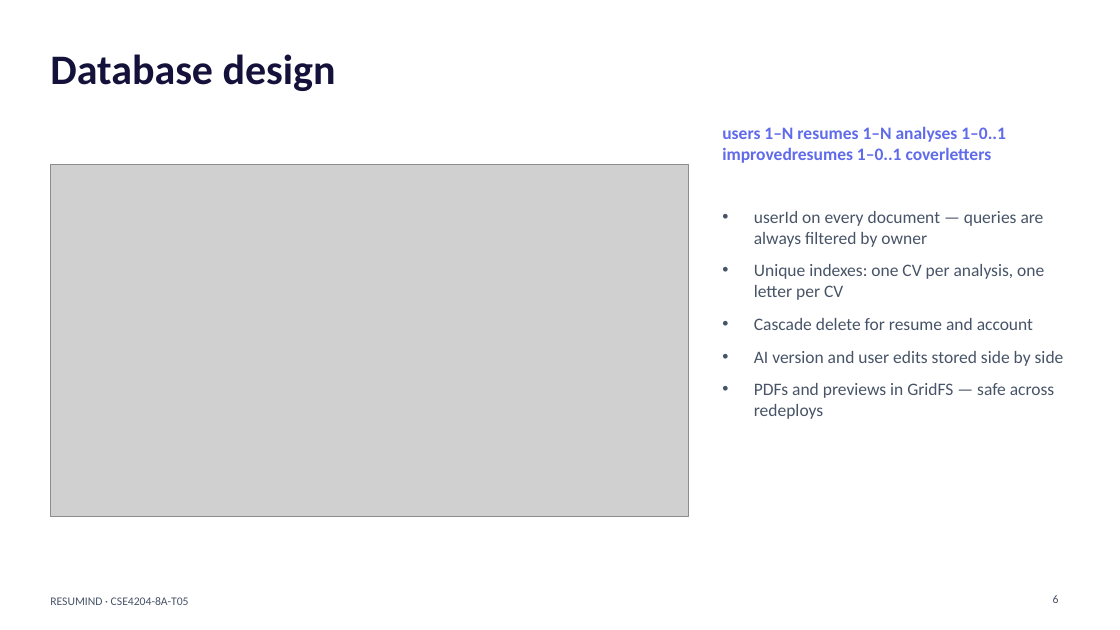
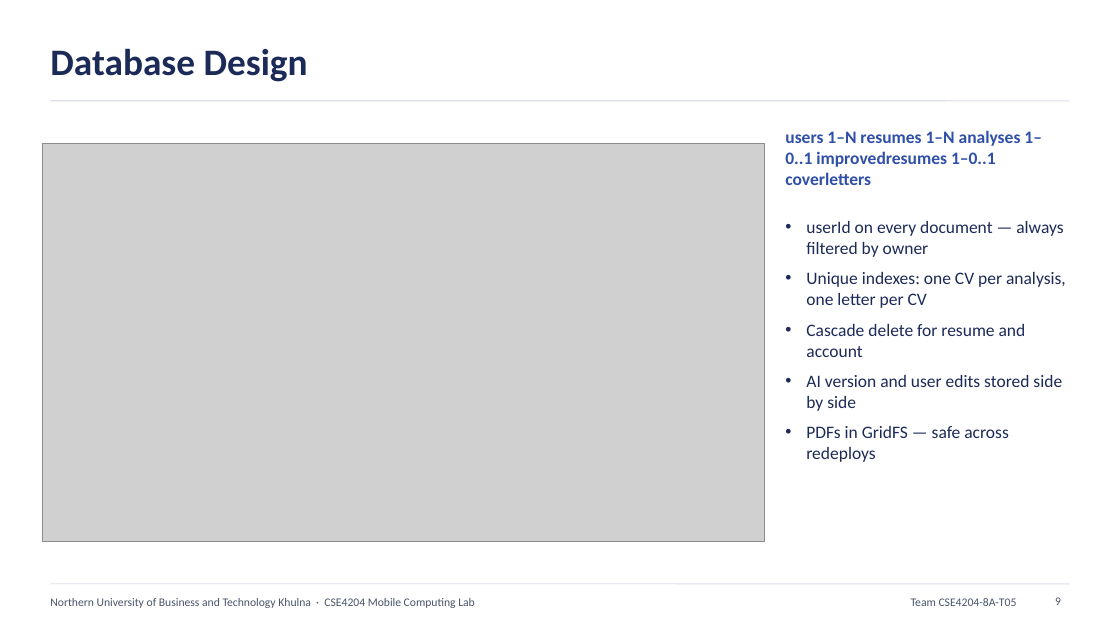
Before and after one commit to mahamud894/AI_Resume_Analyzer, a slide deck: slide 9 of documentation/Week 13 Assignment — Presentation/CSE4204-8A-T05 Presentation.pptx (slide 6 before the commit). Drawn at 1120x630 pixels with LibreOffice and Linux fonts; fonts in the diff are those of the drawing; grey boxes stand for pictures. Boxes give left, top, right and bottom in pixels: in the first picture for what was removed or moved away, otherwise in the second. Text is boxed around its words. In the diff, an @@ line names an element or a change of style, - is before the commit and + after.

Commit message:
docs: presentation in standard university style

```diff
--- a/documentation/Week 13 Assignment — Presentation/CSE4204-8A-T05 Presentation.pptx
+++ b/documentation/Week 13 Assignment — Presentation/CSE4204-8A-T05 Presentation.pptx
@@ title at (x1=50, y1=48, x2=308, y2=82): text changed; size 36 to 32 pt; text colour #14123A to #1B2A57 @@
-Database design
+Database Design
@@ line added from (50, 101) to (1070, 101), #D9DEE8 1 pt @@
@@ picture resized from (x1=50, y1=165, x2=689, y2=517) to (x1=42, y1=144, x2=765, y2=542) @@
@@ text removed at (x1=722, y1=126, x2=1006, y2=163) @@
-users 1–N resumes 1–N analyses 1–0..1 improvedresumes 1–0..1 coverletters
@@ text at (x1=785, y1=130, x2=1063, y2=257): text changed; text colour #475467 to #2F4FA8; bold on @@
-• userId on every document — queries are always filtered by owner
+users 1–N resumes 1–N analyses 1–0..1 improvedresumes 1–0..1 coverletters
+• userId on every document — always filtered by owner
@@ text "users 1–N resumes 1–N analyses ..." moved from (x1=754, y1=211, x2=1064, y2=419) to (x1=785, y1=130, x2=1066, y2=462) @@
@@ text at (x1=806, y1=272, x2=1066, y2=411): text colour #475467 to #1B2A57 in "Unique indexes: one CV per analysis, one ...", "Cascade delete for resume and account", "AI version and user edits stored side ..."; indent changed; less space between paragraphs @@
@@ text at (x1=806, y1=426, x2=1008, y2=462): text changed; text colour #475467 to #1B2A57 @@
-• PDFs and previews in GridFS — safe across redeploys
+• PDFs in GridFS — safe across redeploys
@@ line added from (50, 584) to (1070, 584), #D9DEE8 0.75 pt @@
@@ text added at (x1=50, y1=598, x2=475, y2=608), 10 pt, text #4A5568 @@
+Northern University of Business and Technology Khulna · CSE4204 Mobile Computing Lab
@@ text at (x1=911, y1=598, x2=1017, y2=606): text changed; text colour #475467 to #4A5568 @@
-RESUMIND · CSE4204-8A-T05
+Team CSE4204-8A-T05
@@ page number removed at (x1=1053, y1=595, x2=1059, y2=603) @@
-6
@@ page number added at (x1=1055, y1=597, x2=1061, y2=605), 10 pt, text #4A5568 @@
+9
```
Also in this commit, not shown: 13 other slides changed, 6 slides added, 2 slides removed, 1 other file.
